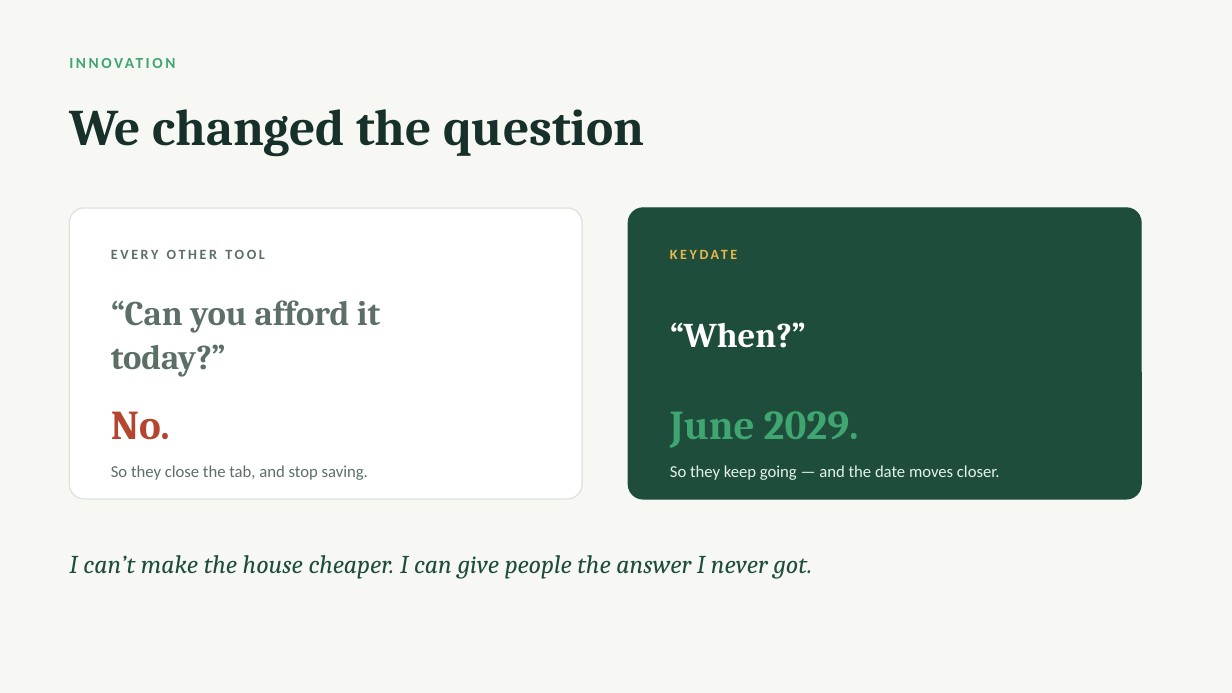
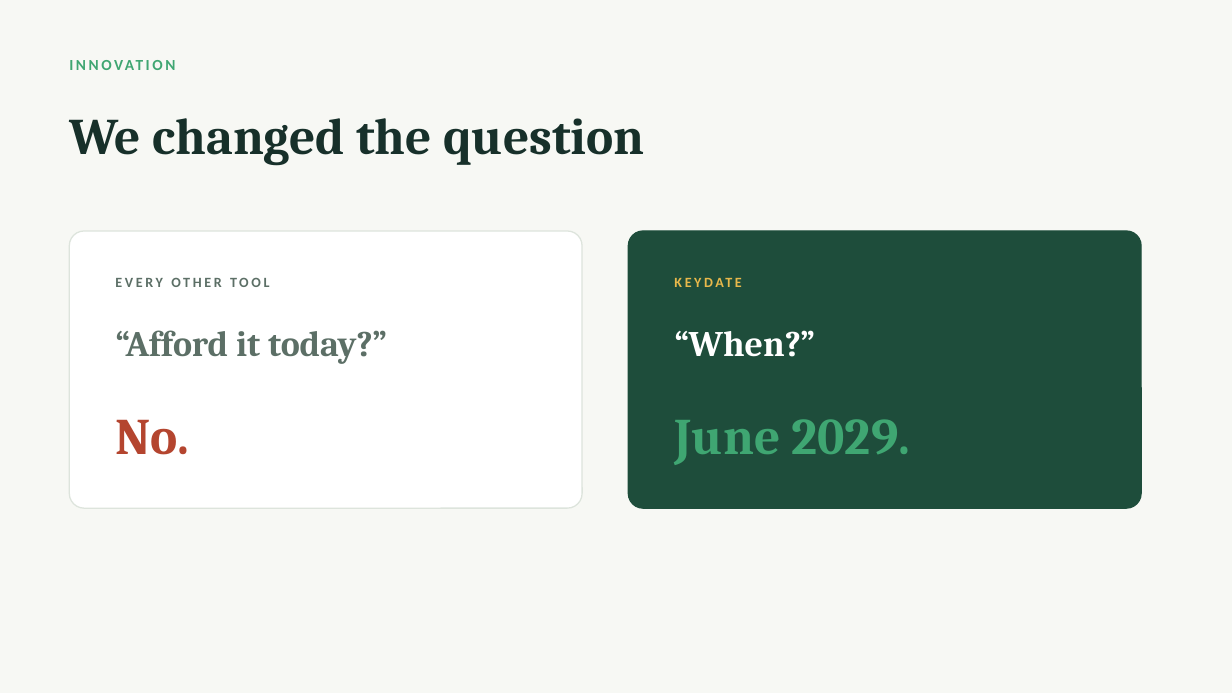
Before and after one commit to jasonmwong603/Claude-Code, a slide deck: slide 6 of apps/keydate/pitch/KeyDate-JCI-Edmonton.pptx. Drawn at 1232x693 pixels with LibreOffice and Linux fonts; fonts in the diff are those of the drawing. Boxes give left, top, right and bottom in pixels: in the first picture for what was removed or moved away, otherwise in the second. Text is boxed around its words. In the diff, an @@ line names an element or a change of style, - is before the commit and + after.

```diff
--- a/apps/keydate/pitch/KeyDate-JCI-Edmonton.pptx
+++ b/apps/keydate/pitch/KeyDate-JCI-Edmonton.pptx
@@ text "INNOVATION" rewrapped from box(69, 48, 809, 76) to box(69, 51, 994, 79) @@
@@ text "We changed the question": place and size @@
-text "We changed the question" at box(69, 109, 645, 157)
+text "We changed the question" at box(69, 118, 645, 166)
@@ rounded rectangle: place and size @@
-rounded rectangle at box(69, 208, 582, 499)
+rounded rectangle at box(69, 231, 582, 508)
@@ rounded rectangle at box(69, 231, 582, 508): proportions changed @@
@@ rounded rectangle at box(628, 231, 1141, 508): proportions changed @@
@@ rounded rectangle: place and size @@
-rounded rectangle at box(628, 208, 1141, 499)
+rounded rectangle at box(628, 231, 1141, 508)
@@ text "EVERY OTHER TOOL": place and size @@
-text "EVERY OTHER TOOL" at box(111, 250, 264, 259)
+text "EVERY OTHER TOOL" at box(115, 278, 269, 287)
@@ text "KEYDATE": place and size @@
-text "KEYDATE" at box(670, 240, 1095, 268)
+text "KEYDATE" at box(675, 268, 1100, 296)
@@ text "“When?”": place and size @@
-text "“When?”" at box(670, 322, 806, 348)
+text "“When?”" at box(674, 330, 815, 357)
@@ text "“When?”" at box(674, 330, 815, 357): size 27 to 28 pt; line spacing 34pt to 1 @@
@@ text at box(115, 330, 387, 364): text changed; size 27 to 28 pt @@
-“Can you afford it
-today?”
+“Afford it today?”
@@ text "No." at box(115, 419, 189, 455): size 32 to 40 pt @@
@@ text "June 2029." at box(674, 419, 911, 465): size 32 to 40 pt @@
@@ text removed at box(111, 465, 368, 480) @@
-So they close the tab, and stop saving.
@@ text removed at box(670, 465, 1000, 480) @@
-So they keep going — and the date moves closer.
@@ text removed at box(69, 555, 812, 579) @@
-I can’t make the house cheaper. I can give people the answer I never got.
```
Also in this commit, not shown: 9 other slides changed, 5 other files.
